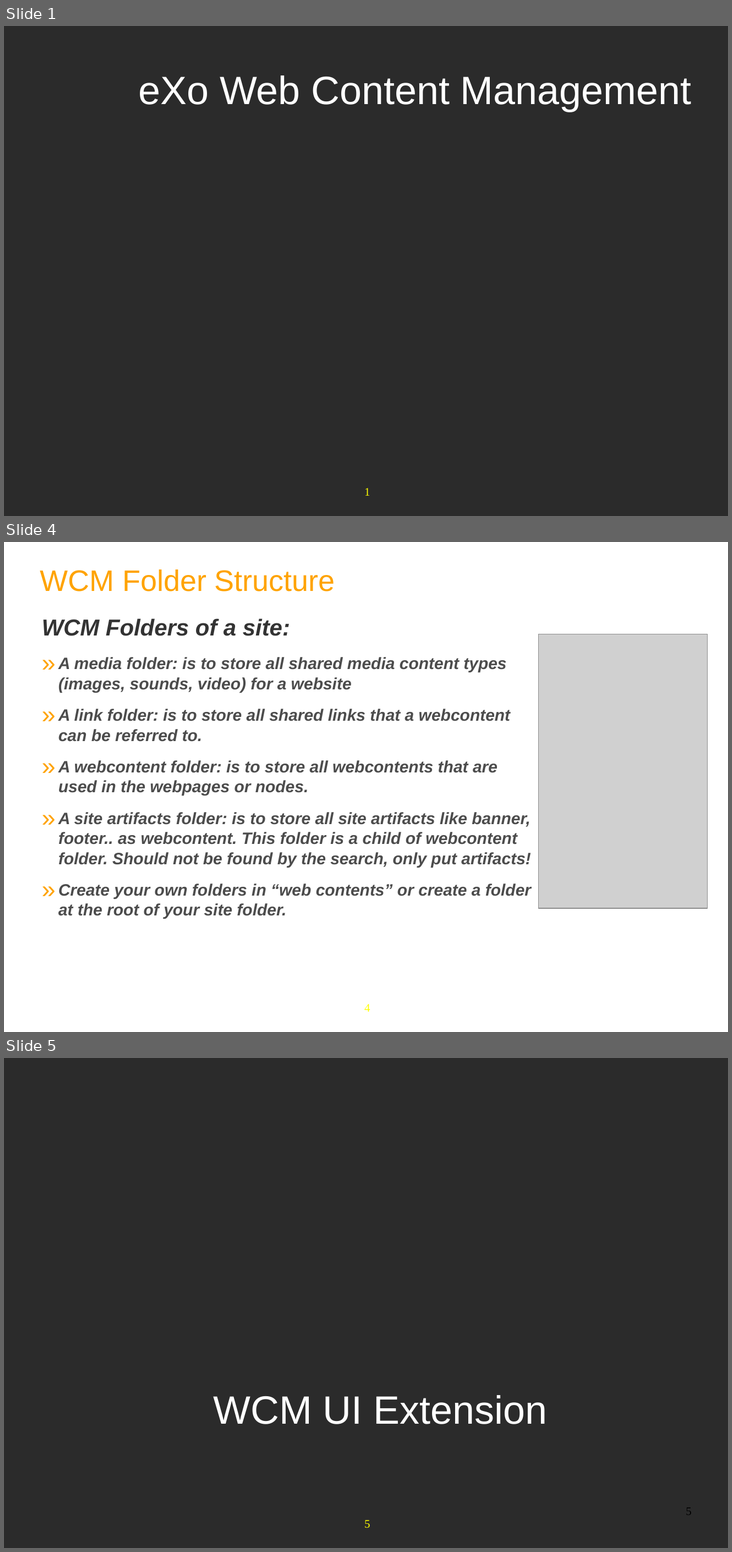
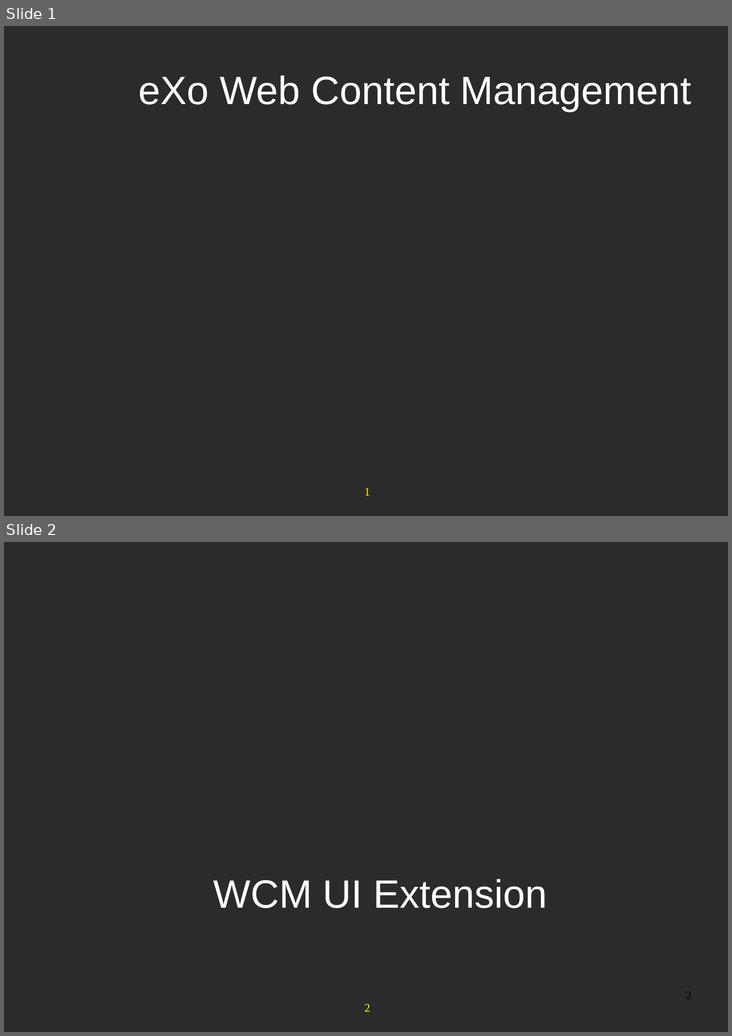
Before and after one commit to anhvurz90/training, a slide deck: exo-developer/280-wcm-customization/slides/280-WCM-XDev-en.ppt. Shown one above the other, each under a label of ours: slides 1, 4 and 5 before the commit, slides 1 and 2 after it; the slides between them are not shown. The pictures are 732x1552 and 732x1036 pixels, drawn with LibreOffice and Linux fonts; fonts in the diff are those of the drawing; grey boxes stand for pictures; background and template pictures are left out; a plain dark background stands for a picture behind light text. Boxes give left, top, right and bottom in pixels: in the first picture for what was removed or moved away, otherwise in the second. Text is boxed around its words. In the diff, an @@ line names an element or a change of style, - is before the commit and + after.

```diff
--- a/exo-developer/280-wcm-customization/slides/280-WCM-XDev-en.ppt
+++ b/exo-developer/280-wcm-customization/slides/280-WCM-XDev-en.ppt
@@ slide 4 removed at box(4, 542, 728, 1032), background #FFFFFF; not listed: 1 template element that a slide beside it also shows @@
@@ text removed at box(40, 570, 335, 592) @@
-WCM Folder Structure
@@ text removed at box(42, 618, 531, 919) @@
-WCM Folders of a site:
-» A media folder: is to store all shared media content types (images, sounds, video) for a website
-» A link folder: is to store all shared links that a webcontent can be referred to.
-» A webcontent folder: is to store all webcontents that are used in the webpages or nodes.
-» A site artifacts folder: is to store all site artifacts like banner, footer.. as webcontent. This folder is a child of webcontent folder. Should not be found by the search, only put artifacts!
-» Create your own folders in “web contents” or create a folder at the root of your site folder.
@@ picture removed at box(539, 634, 707, 909) @@
@@ what was slide 5 is now slide 2 @@
@@ page number at box(685, 992, 691, 999): text changed @@
-5
+2
@@ page number at box(364, 1004, 370, 1012): text changed @@
-5
+2
```
Also in this commit, not shown: 11 slides changed, 15 slides added, 6 other slides removed, 5 other files.
